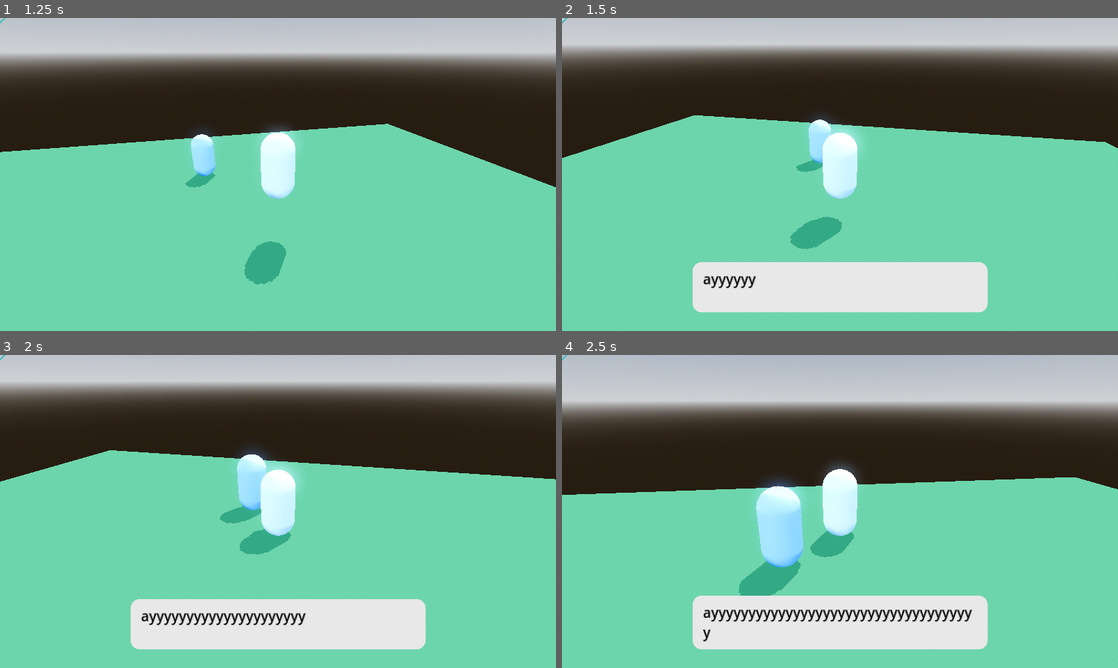
Above: before the commit, frames 1-4 (two rows, left to right).
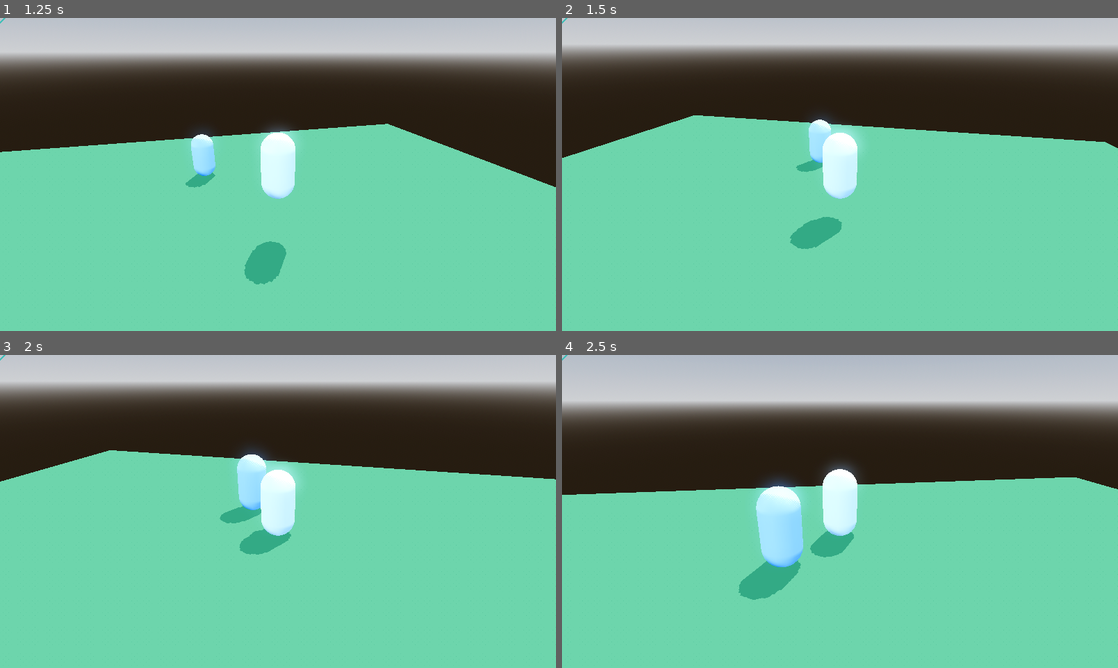
Above: after the commit, the same moments.

Repository: kyle-hessel/godot-narrative-prototype
Game: Godot game, scene res://scenes/main.tscn
Same seed, same stepped clock (60 frames per second), same inputs: the game is played once before the commit and once after it. The engine's default icon, where the game draws it, is replaced by a stand-in: a white triangle on a blue panel in a dark square.
Inputs (mouse positions are in pixels of both pictures, inside the frame that each line leads up to):
- Up to frame 1 (1.25 s): tap Enter at 0.5 s; move the mouse to (305, 174) at 0.52 s; hold W (forward) from 0.53 s (still down); hold 1 (combat_action1) from 0.53 s (still down); tap Space (jump) at 0.77 s
- Up to frame 2 (1.5 s): keep holding W (forward); move the mouse to (812, 174) at 1.27 s; release 1 (combat_action1) at 1.28 s; tap 2 (combat_action2) at 1.35 s
- Up to frame 3 (2 s): keep holding W (forward); tap Space (jump) at 1.52 s
- Up to frame 4 (2.5 s): keep holding W (forward); move the mouse to (851, 505) at 2.02 s; hold 3 (combat_action3) from 2.03 s (still down)

Frame 1 is identical in both runs. In frame 2, 8.5% of the frame differs, in the area x 23-77%, y 78-94%; in frame 3, 8.5%; in frame 4, 9.0%, in the area x 23-77%, y 76-94%.
Error after the commit: Out of bounds get index '0' (on base: 'Array[Array]') (res://scripts/managers/dialogue_manager.gd:43)

Commit message:
Switched dialogue data from one array of strings to an array of arrays (the nested arrays hold the strings) called dialogue_options. Sadly gdscript does not support nested typed collections, so this will mean performance is slightly worse, but it's still worth the tradeoff. This method will allow for very simple storing of branching dialogue trees wherein options for branching dialogue are matched simply by array position (e.g. player response 0 leads to NPC dialogue 0, the first of which being a single string and the second of which being an array of strings) instead of matching by checking if entire strings are correct, which would be *far* less performant. I can hope that gdscript will also add the aforementioned unavailable feature, which would help things even more. For now this seems to be the best approach with the way I have been doing things using Resources.

Diff:
--- a/scenes/NPC/npc_default.tscn
+++ b/scenes/NPC/npc_default.tscn
@@ -7,12 +7,12 @@
 
 [sub_resource type="Resource" id="Resource_pkgo1"]
 script = ExtResource("2_y76um")
-lines = Array[String](["What do you want?", "Who are you?"])
+dialogue_options = Array[Array]([["What do you want?", "Who are you?"]])
 dialogue_type = 1
 
 [sub_resource type="Resource" id="Resource_llwy8"]
 script = ExtResource("2_y76um")
-lines = Array[String](["Why hello there!", "Only siths deal in absolutes.", "The archives are incomplete!"])
+dialogue_options = Array[Array]([["Why hello there!", "Only siths deal in absolutes.", "The archives are incomplete!"]])
 dialogue_type = 0
 next_dialogue = SubResource("Resource_pkgo1")
 
--- a/scenes/main.tscn
+++ b/scenes/main.tscn
@@ -53,7 +53,7 @@
 
 [sub_resource type="Resource" id="Resource_8mry7"]
 script = ExtResource("6_abhvg")
-lines = Array[String](["ayyyyyyyyyyyyyyyyyyyyyyyyyyyyyyyyyyyyyyyyyyyyyyyy lmao", "ahaaaaaaaa"])
+dialogue_options = Array[Array]([])
 dialogue_type = 0
 
 [node name="Main" type="Node3D"]
--- a/scripts/UI/dialogue/textbox_response.gd
+++ b/scripts/UI/dialogue/textbox_response.gd
@@ -7,7 +7,7 @@
 @onready var textbox_vbox: VBoxContainer = $TextboxMargin/TextboxPanel/TextboxVbox
 
 var dialogue_labels: Array[RichTextLabel]
-var dialogues: Array[String]
+var dialogues: Array
 
 func _ready():
 	pass
@@ -16,7 +16,7 @@
 func _process(delta: float):
 	pass
 
-func begin_display_response(text_to_display: Array[String]) -> void:
+func begin_display_response(text_to_display: Array) -> void:
 	dialogues = text_to_display
 
 	var l: int = 1 # start at one as one dialogue label already exists.
--- a/scripts/managers/dialogue_manager.gd
+++ b/scripts/managers/dialogue_manager.gd
@@ -8,8 +8,8 @@
 var textbox_inst: Textbox
 var textbox_response_inst: TextboxResponse
 
-var npc_dialogue_lines: Array[String]
-var player_response_lines: Array[String]
+var npc_dialogue_lines: Array
+var player_response_lines: Array
 var current_dialogue: Dialogue
 var line_index: int = 0
 
@@ -40,14 +40,14 @@
 			return
 
 		# overwrite pre-existing dialogue_lines with new lines that were passed to the dialogue manager.
-		npc_dialogue_lines = dialogue.lines
+		npc_dialogue_lines = dialogue.dialogue_options[0]
 		# mark dialogue as active once a textbox is shown so another can't be instantiated over the existing one.
 		is_npc_dialogue_active = true
 	else:
 		if is_player_dialogue_active:
 			return
 
-		player_response_lines = dialogue.lines
+		player_response_lines = dialogue.dialogue_options[0]
 		is_player_dialogue_active = true
 
 	show_textbox(dialogue.dialogue_type)
--- a/scripts/resources/dialogue/dialogue.gd
+++ b/scripts/resources/dialogue/dialogue.gd
@@ -2,7 +2,7 @@
 
 class_name Dialogue
 
-@export var lines: Array[String]
+@export var dialogue_options: Array[Array]
 @export var dialogue_type: DialogueType = DialogueType.DEFAULT
 @export var next_dialogue: Dialogue
 
